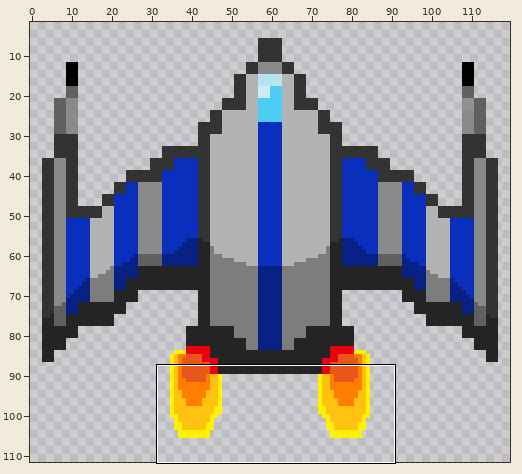
Two versions of one sprite sheet, Képek/player-2.png. Above, an overview of the earlier version with the close-up marked.
Close-up. The starting point:
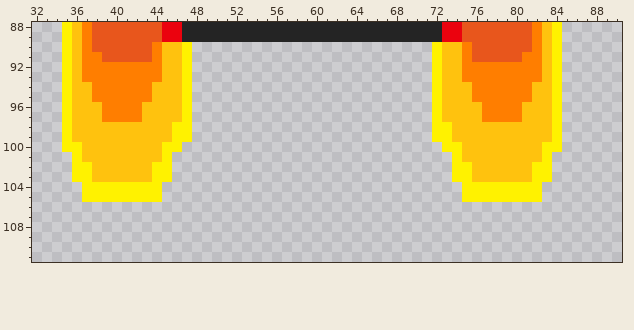
The file is 120x120 pixels. Shown: x 32..90, y 88..111. The wide view leaves out empty margins.
New version:
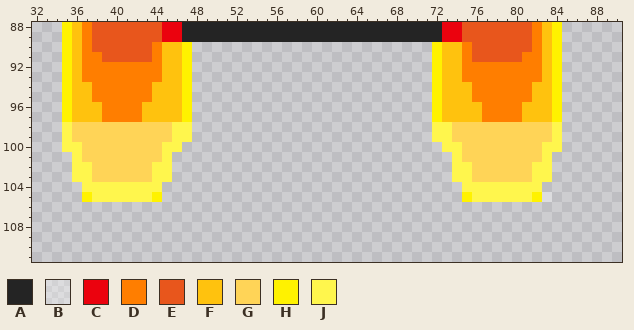
Palette (. is transparent): A #242424  B #ffffff4d  C #eb020e  D #ff7e00  E #e8561c  F #ffc20e  G #ffd457  H #fff200  J #fff64d
Change:
@@ x 32..90 @@
  97 ...HFFFDDDDFFFFH........................HFFFFDDDDFFFH......
- 98 ...HFFFFFFFFFFHH........................HHFFFFFFFFFFH......
- 99 ...HFFFFFFFFFFHH........................HHFFFFFFFFFFH......
-100 ...HHFFFFFFFFHH..........................HHFFFFFFFFHH......
-101 ....HFFFFFFFFH............................HFFFFFFFFH.......
-102 ....HHFFFFFFHH............................HHFFFFFFHH.......
-103 ....HHFFFFFFHH............................HHFFFFFFHH.......
-104 .....HHHHHHHH..............................HHHHHHHH........
-105 .....HHHHHHHH..............................HHHHHHHH........
+ 98 ...JGGGGGGGGGGJJ........................JJGGGGGGGGGGJ......
+ 99 ...JGGGGGGGGGGJJ........................JJGGGGGGGGGGJ......
+100 ...JJGGGGGGGGJJ..........................JJGGGGGGGGJJ......
+101 ....JGGGGGGGGJ............................JGGGGGGGGJ.......
+102 ....JJGGGGGGJJ............................JJGGGGGGJJ.......
+103 ....JJGGGGGGJJ............................JJGGGGGGJJ.......
+104 .....JJJJJJJJ..............................JJJJJJJJ........
+105 .....HJJJJJJH..............................HJJJJJJHB.......
 106 ...........................................................
Boxes around the changes in both close-ups, in picture pixels (x1, y1, x2, y2):
changed: (62, 122, 192, 202)
changed: (432, 122, 562, 202)
